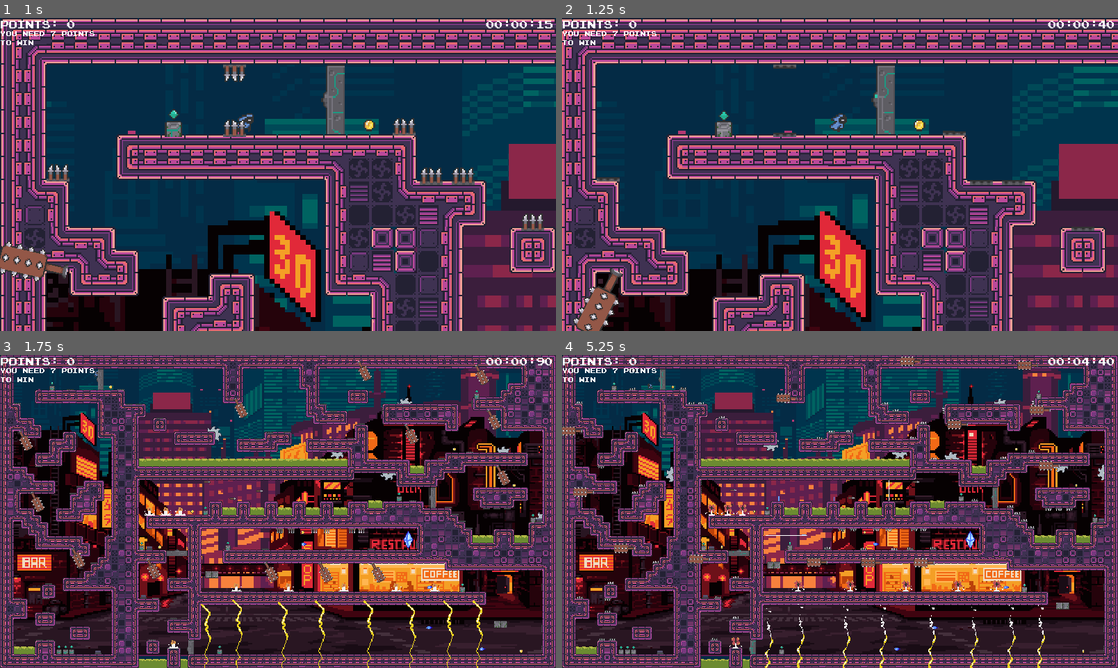
Above: before the commit, frames 1-4 (two rows, left to right).
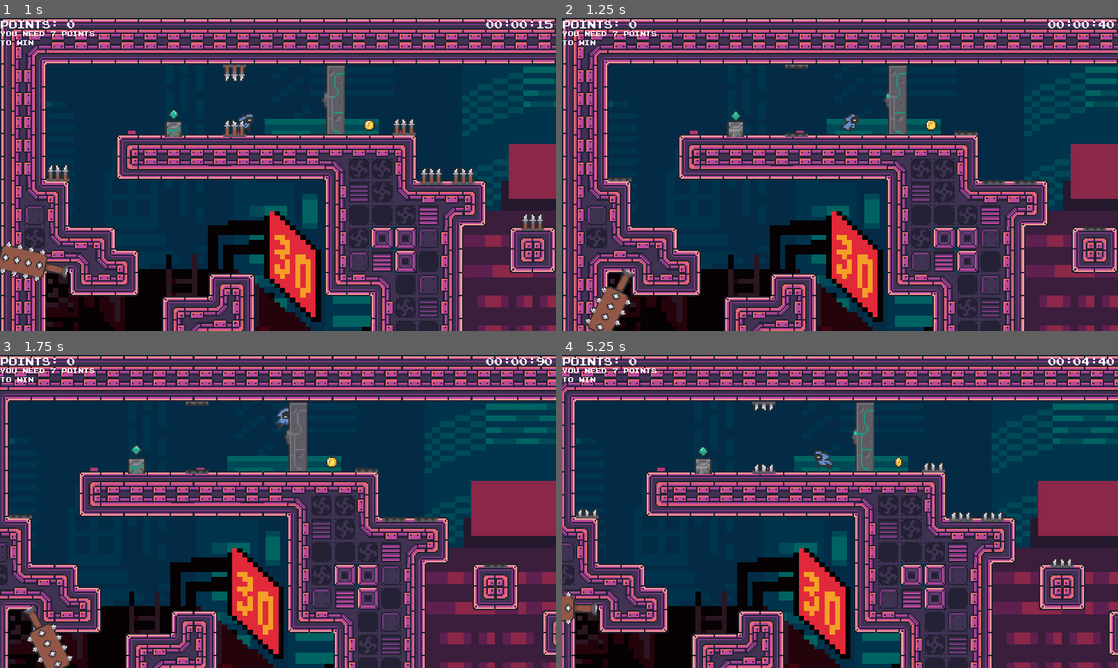
Above: after the commit, the same moments.

Repository: hasshe94/GodotPlatformer
Game: Godot game, scene res://Scenes/MainMenu.tscn
The game is run twice, just before and just after one commit, with the same random seed, the same clock (stepped at 60 frames per second) and the same inputs. Sound files missing from this copy of the repository are replaced by a short silence.
Inputs:
- Up to frame 1 (1 s): tap Enter (ui_accept) at 0.5 s; hold D (right) from 0.53 s (still down); tap Z (zoom) at 0.6 s; tap Space (Jump) at 0.77 s
- Up to frame 2 (1.25 s): keep holding D (right)
- Up to frame 3 (1.75 s): keep holding D (right); tap Z (zoom) at 1.35 s; tap Space (Jump) at 1.52 s
- Up to frame 4 (5.25 s): release D (right) at 2.03 s; hold A (left) 2.03-2.78 s; tap Z (zoom) at 2.1, 2.85, 3.6, 5.1 s; hold D (right) 2.78-4.25 s; tap Space (Jump) at 3.02, 3.77 s; tap Escape (ui_cancel) at 4.15 s; click "Continue" at 4.25 s; hold A (left) from 5.03 s (still down)

Frame 1 is identical in both runs. In frame 2, 37% of the frame differs, in the area x 0-100%, y 0-100%; in frame 3, 88%; in frame 4, 87%.

Commit message:
I imported new asswets, added a fullscreen option improved camera on player and main menu

Diff:
--- a/Scenes/Options.tscn
+++ b/Scenes/Options.tscn
@@ -1,8 +1,15 @@
-[gd_scene load_steps=4 format=2]
+[gd_scene load_steps=6 format=2]
 
 [ext_resource path="res://Sprites/cyberpunk-street-files/cyberpunk-street-files/PNG/layers/far-buildings.png" type="Texture" id=1]
 [ext_resource path="res://OtherAssets/hasanfont.tres" type="DynamicFont" id=2]
 [ext_resource path="res://Scripts/Options.gd" type="Script" id=3]
+
+[sub_resource type="DynamicFontData" id=109]
+font_path = "res://OtherAssets/joystix monospace.ttf"
+
+[sub_resource type="DynamicFont" id=110]
+size = 50
+font_data = SubResource( 109 )
 
 [node name="MarginContainer" type="MarginContainer"]
 anchor_left = 0.97
@@ -26,13 +33,13 @@
 margin_bottom = 720.0
 
 [node name="VBoxContainer" type="VBoxContainer" parent="CenterContainer"]
-margin_left = 435.0
-margin_top = 263.0
-margin_right = 844.0
-margin_bottom = 457.0
+margin_left = 429.0
+margin_top = 228.0
+margin_right = 851.0
+margin_bottom = 492.0
 
 [node name="HBoxContainer" type="HBoxContainer" parent="CenterContainer/VBoxContainer"]
-margin_right = 409.0
+margin_right = 422.0
 margin_bottom = 60.0
 
 [node name="Label" type="Label" parent="CenterContainer/VBoxContainer/HBoxContainer"]
@@ -55,7 +62,7 @@
 
 [node name="HBoxContainer2" type="HBoxContainer" parent="CenterContainer/VBoxContainer"]
 margin_top = 64.0
-margin_right = 409.0
+margin_right = 422.0
 margin_bottom = 124.0
 
 [node name="Label" type="Label" parent="CenterContainer/VBoxContainer/HBoxContainer2"]
@@ -78,11 +85,19 @@
 
 [node name="Button" type="Button" parent="CenterContainer/VBoxContainer"]
 margin_top = 128.0
-margin_right = 409.0
+margin_right = 422.0
 margin_bottom = 194.0
 custom_fonts/font = ExtResource( 2 )
 text = "Back"
 
+[node name="Button2" type="Button" parent="CenterContainer/VBoxContainer"]
+margin_top = 198.0
+margin_right = 422.0
+margin_bottom = 264.0
+custom_fonts/font = SubResource( 110 )
+text = "Fullscreen"
+
 [connection signal="value_changed" from="CenterContainer/VBoxContainer/HBoxContainer/SfxSlider" to="." method="_on_SfxSlider_value_changed"]
 [connection signal="value_changed" from="CenterContainer/VBoxContainer/HBoxContainer2/MusicSlider" to="." method="_on_MusicSlider_value_changed"]
 [connection signal="pressed" from="CenterContainer/VBoxContainer/Button" to="." method="_on_Button_pressed"]
+[connection signal="pressed" from="CenterContainer/VBoxContainer/Button2" to="." method="_on_Button2_pressed"]
--- a/Scenes/PauseCanvas.tscn
+++ b/Scenes/PauseCanvas.tscn
@@ -1,8 +1,15 @@
-[gd_scene load_steps=4 format=2]
+[gd_scene load_steps=6 format=2]
 
 [ext_resource path="res://Scripts/PauseCanvas.gd" type="Script" id=1]
 [ext_resource path="res://Sprites/pngtree-pure-black-dark-background-wallpaper-image_396553.jpg" type="Texture" id=2]
 [ext_resource path="res://OtherAssets/hasanfont.tres" type="DynamicFont" id=3]
+
+[sub_resource type="DynamicFontData" id=109]
+font_path = "res://OtherAssets/joystix monospace.ttf"
+
+[sub_resource type="DynamicFont" id=110]
+size = 50
+font_data = SubResource( 109 )
 
 [node name="PauseCanvas" type="CanvasLayer"]
 pause_mode = 2
@@ -22,14 +29,14 @@
 }
 
 [node name="Button" type="Button" parent="."]
-anchor_left = 0.5
-anchor_top = 0.5
-anchor_right = 0.5
-anchor_bottom = 0.5
-margin_left = -170.0
-margin_top = -33.0
-margin_right = 170.0
-margin_bottom = 33.0
+anchor_left = 0.502
+anchor_top = 0.337
+anchor_right = 0.502
+anchor_bottom = 0.337
+margin_left = -169.56
+margin_top = -32.64
+margin_right = 170.44
+margin_bottom = 33.36
 custom_fonts/font = ExtResource( 3 )
 action_mode = 0
 text = "Continue"
@@ -41,10 +48,10 @@
 anchor_top = 1.0
 anchor_right = 1.0
 anchor_bottom = 1.0
-margin_left = 495.0
-margin_top = -289.0
-margin_right = -497.0
-margin_bottom = -223.0
+margin_left = 491.0
+margin_top = -321.0
+margin_right = -501.0
+margin_bottom = -255.0
 custom_constants/hseparation = 0
 custom_fonts/font = ExtResource( 3 )
 action_mode = 0
@@ -53,5 +60,14 @@
 "_edit_use_anchors_": true
 }
 
+[node name="Button3" type="Button" parent="."]
+margin_left = 428.0
+margin_top = 306.0
+margin_right = 850.0
+margin_bottom = 372.0
+custom_fonts/font = SubResource( 110 )
+text = "Fullscreen"
+
 [connection signal="pressed" from="Button" to="." method="_on_Button_pressed"]
 [connection signal="pressed" from="Button2" to="." method="_on_Button2_pressed"]
+[connection signal="pressed" from="Button3" to="." method="_on_Button3_pressed"]
--- a/Scenes/World.tscn
+++ b/Scenes/World.tscn
@@ -16,7 +16,6 @@
 [ext_resource path="res://Sprites/buttom_pressed.png" type="Texture" id=14]
 [ext_resource path="res://Sprites/buttom.png" type="Texture" id=15]
 [ext_resource path="res://Sprites/strange_door_closed_anim_strip_10.png" type="Texture" id=16]
-[ext_resource path="res://Scripts/Camera2D.gd" type="Script" id=17]
 [ext_resource path="res://Sprites/cyberpunk-street-files/cyberpunk-street-files/PNG/layers/foreground.png" type="Texture" id=18]
 [ext_resource path="res://Sprites/Wasteland-Files.png" type="Texture" id=19]
 [ext_resource path="res://Sprites/dark_castle_tileset.png" type="Texture" id=20]
@@ -1614,16 +1613,17 @@
 text = "YOU NEED 7 POINTS
 TO WIN"
 
-[node name="Camera2D" type="Camera2D" parent="."]
+[node name="Player" parent="." instance=ExtResource( 1 )]
+position = Vector2( 120, 54 )
+
+[node name="Camera2D" type="Camera2D" parent="Player"]
 current = true
+zoom = Vector2( 0.3, 0.3 )
 limit_left = 0
 limit_top = 0
 limit_right = 1280
 limit_bottom = 720
-script = ExtResource( 17 )
-
-[node name="Player" parent="." instance=ExtResource( 1 )]
-position = Vector2( 120, 54 )
+smoothing_enabled = true
 
 [node name="SpinningBlades" type="Node2D" parent="."]
 
--- a/Scripts/Camera2D.gd
+++ /dev/null
@@ -1,25 +0,0 @@
-extends Camera2D
-
-var target = null
-var zoomed = false
-var center = Vector2.ZERO
-
-func _ready():
-	center = get_viewport_rect().size/2
-	target = get_parent().get_node("Player")
-
-	position = target.global_position
-	zoom = Vector2(0.3,0.3)
-
-
-func _process(delta):
-	if Input.is_action_just_pressed("zoom"):
-		zoomed = !zoomed
-
-	if zoomed:
-		position = target.global_position
-		zoom = Vector2(0.3,0.3)
-
-	else:
-		position = center
-		zoom = Vector2(1,1)
--- a/Scripts/Options.gd
+++ b/Scripts/Options.gd
@@ -15,3 +15,8 @@
 
 func _on_Button_pressed():
 	get_tree().change_scene("res://Scenes/MainMenu.tscn")
+
+
+
+func _on_Button2_pressed():
+	OS.window_fullscreen = !OS.window_fullscreen
--- a/Scripts/PauseCanvas.gd
+++ b/Scripts/PauseCanvas.gd
@@ -24,3 +24,8 @@
 
 func _on_Button2_pressed():
 	get_tree().quit()
+
+
+
+func _on_Button3_pressed():
+	OS.window_fullscreen = !OS.window_fullscreen
--- a/Scripts/sound_player.gd
+++ b/Scripts/sound_player.gd
@@ -3,7 +3,7 @@
 onready var music = AudioStreamPlayer.new()
 
 var music_tracks = {
-	"main":"res://sfx/music/cyberpunk-street.wav",
+	"main":"res://sfx/music/cyberpunk-street.mp3",
 }
 
 var sound_effects = {
Not shown: 1 places in Scenes/World.tscn that only renumber resources
Not shown, added: sfx/music/cyberpunk-street.mp3.import
Not shown, added: sfx/music/cyberpunk-street.mp3
